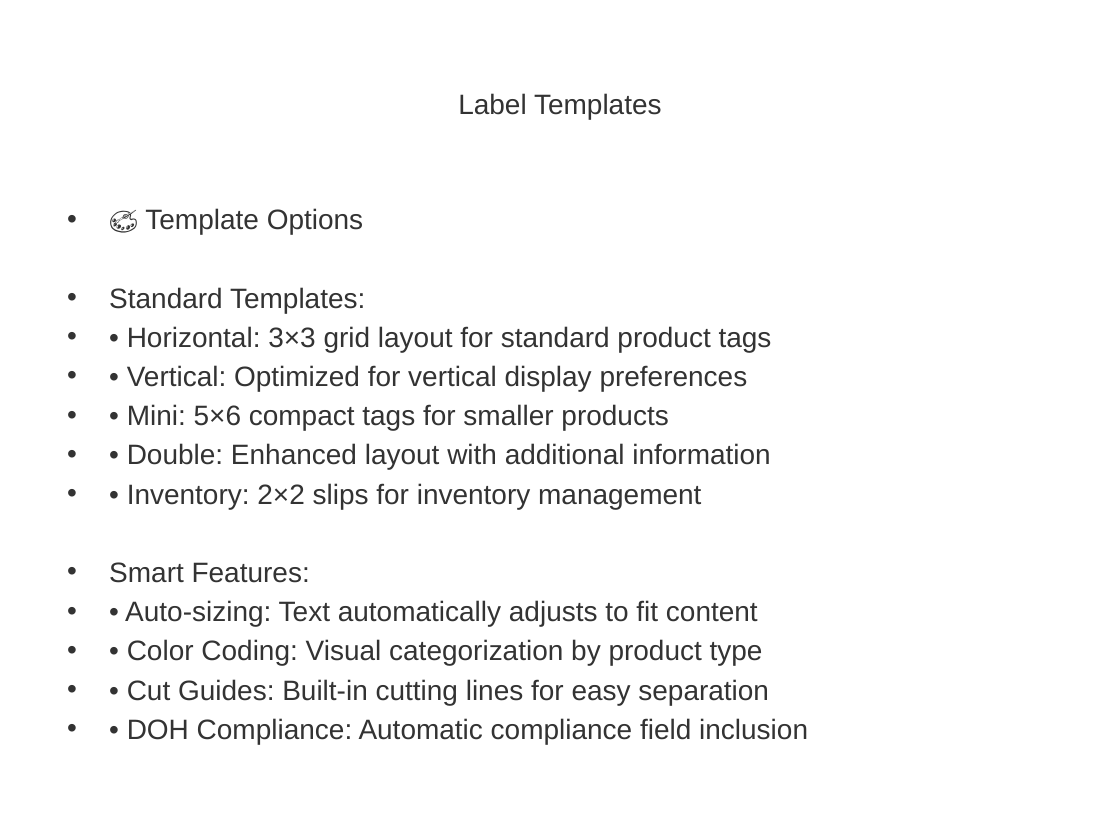
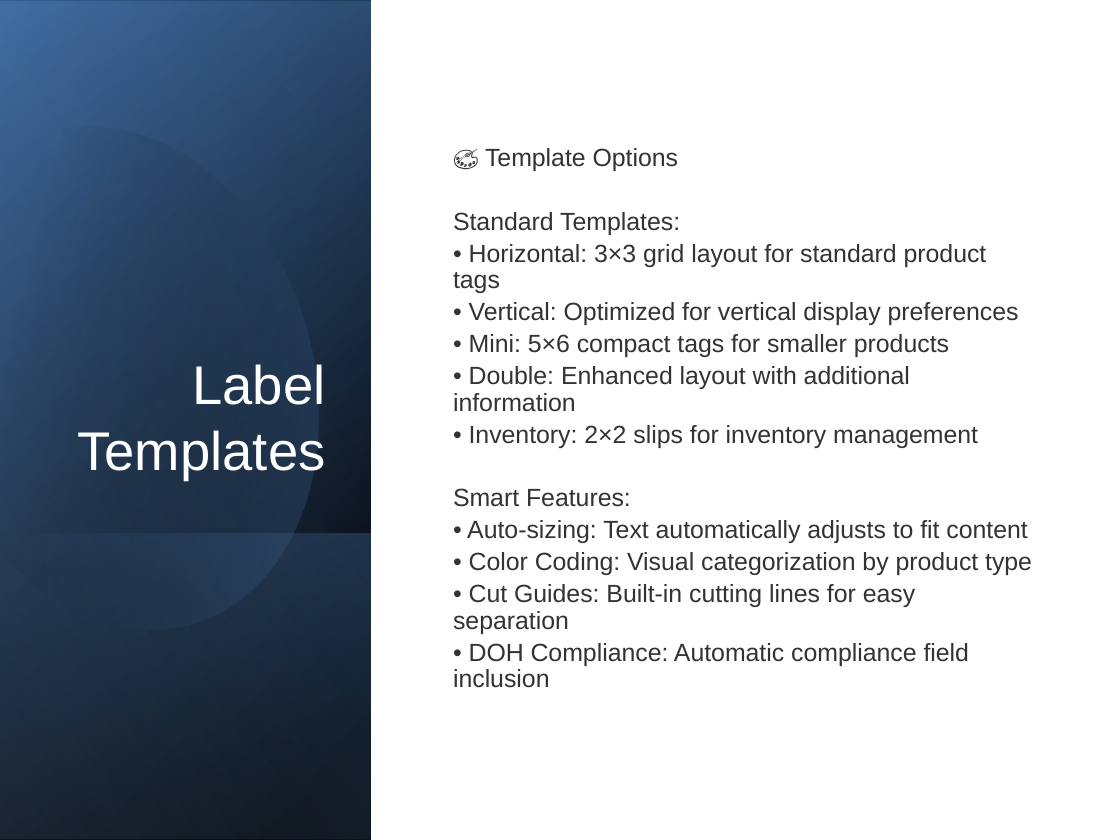
Before and after one commit to leruseadam/AGTDesigner, a slide deck: slide 11 of Label_Maker_Presentation.pptx (slide 4 before the commit). Drawn at 1120x840 pixels with LibreOffice and Linux fonts; fonts in the diff are those of the drawing. Boxes give left, top, right and bottom in pixels: in the first picture for what was removed or moved away, otherwise in the second. Text is boxed around its words. In the diff, an @@ line names an element or a change of style, - is before the commit and + after.

```diff
--- a/Label_Maker_Presentation.pptx
+++ b/Label_Maker_Presentation.pptx
@@ rectangle added at [0, 0, 1120, 840], fill #FFFFFF @@
@@ rectangle added at [1, 0, 371, 839], fill gradient #000000 to #376092 @@
@@ rectangle added at [1, 2, 371, 840], fill gradient #000000 to #4F81BD @@
@@ rectangle added at [1, 0, 371, 838], fill gradient #000000 to #95B3D7 @@
@@ freeform shape added at [0, 79, 376, 670], fill gradient #000000 to #4F81BD @@
@@ title "Label Templates": place and size @@
-title "Label Templates" at [458, 93, 662, 119]
+title "Label Templates" at [77, 364, 325, 480]
@@ title "Label Templates" at [77, 364, 325, 480]: size 18 to 35 pt, text colour #333333 to #FFFFFF; alignment centre to right; vertical alignment middle to bottom @@
@@ text "🎨 Template Options": place and size @@
-text "🎨 Template Options" at [109, 208, 808, 744]
+text "🎨 Template Options" at [453, 148, 1032, 688]
@@ text "🎨 Template Options" at [453, 148, 1032, 688]: size 18 to 16 pt; bullet • to none; line spacing 1 to 0.9; vertical alignment top to middle @@
@@ rectangle added at [1, 534, 371, 840], fill gradient #4F81BD to #000000 @@
```
Also in this commit, not shown: 14 other slides changed, 10 other files.
